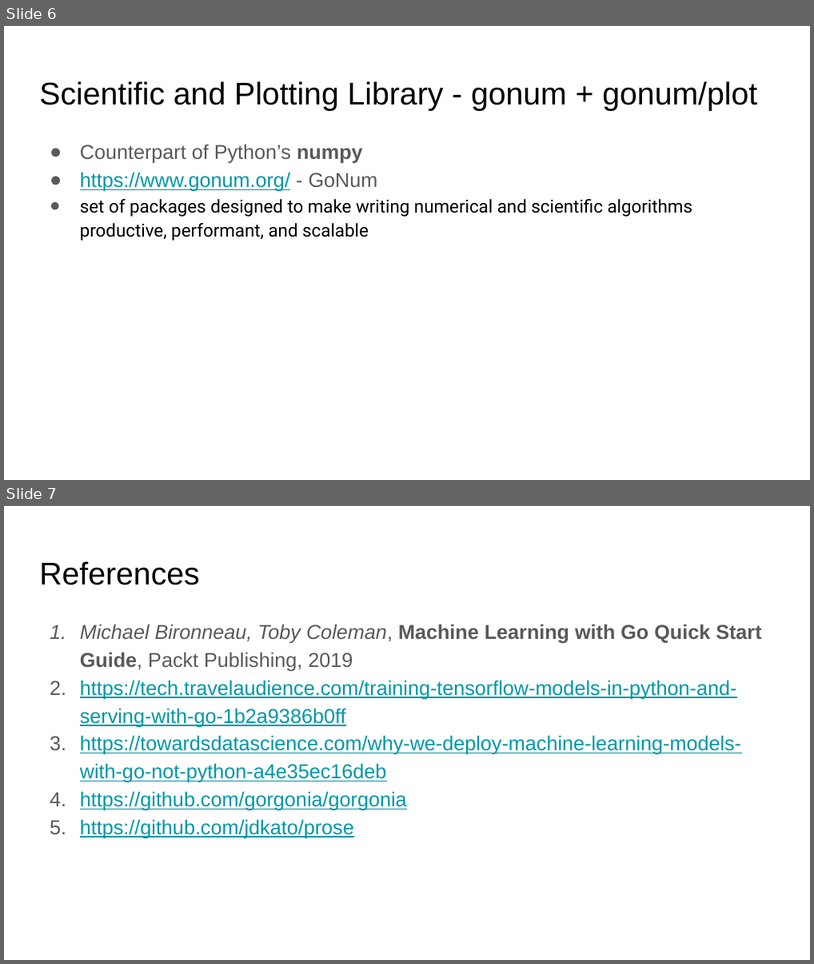
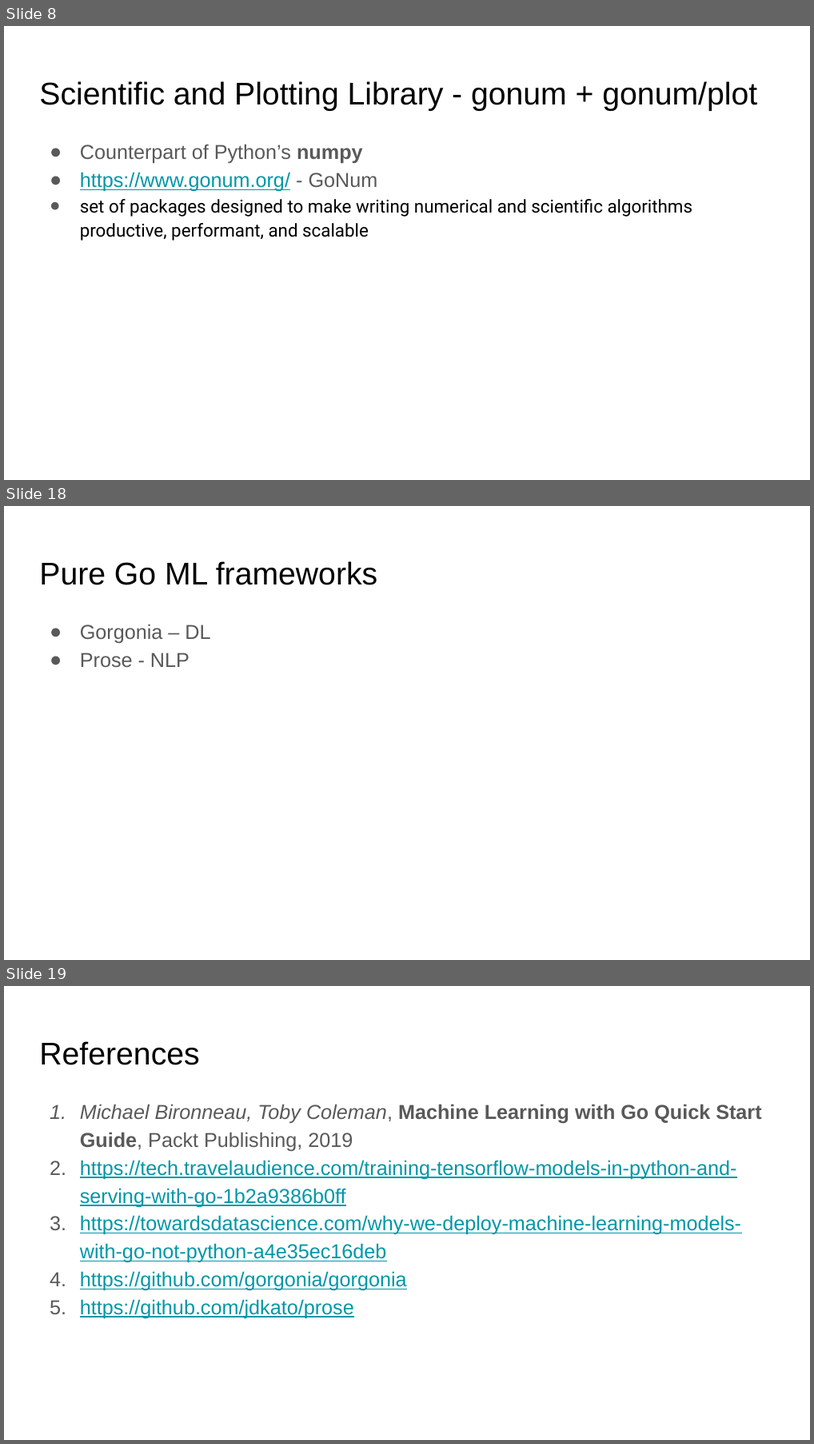
Before and after one commit to ephraimberkovitch/golang_ml, a slide deck: Go ML Meetup.pptx. Shown one above the other, each under a label of ours: slides 6 and 7 before the commit, slides 8, 18 and 19 after it; the slides between them are not shown. The pictures are 814x964 and 814x1444 pixels, drawn with LibreOffice and Linux fonts; fonts in the diff are those of the drawing. Boxes give left, top, right and bottom in pixels: in the first picture for what was removed or moved away, otherwise in the second. Text is boxed around its words. In the diff, an @@ line names an element or a change of style, - is before the commit and + after.

```diff
--- a/Go ML Meetup.pptx
+++ b/Go ML Meetup.pptx
@@ slide 18 added at bbox=[4, 506, 810, 960], background #FFFFFF @@
@@ title added at bbox=[39, 561, 378, 585], 28 pt, text #000000 @@
+Pure Go ML frameworks
@@ text added at bbox=[80, 624, 210, 667], 18 pt, text #595959 @@
+● Gorgonia – DL
+● Prose - NLP
@@ what was slide 6 is now slide 8 @@
@@ what was slide 7 is now slide 19 @@
```
Also in this commit, not shown: 2 slides changed, 11 other slides added.
